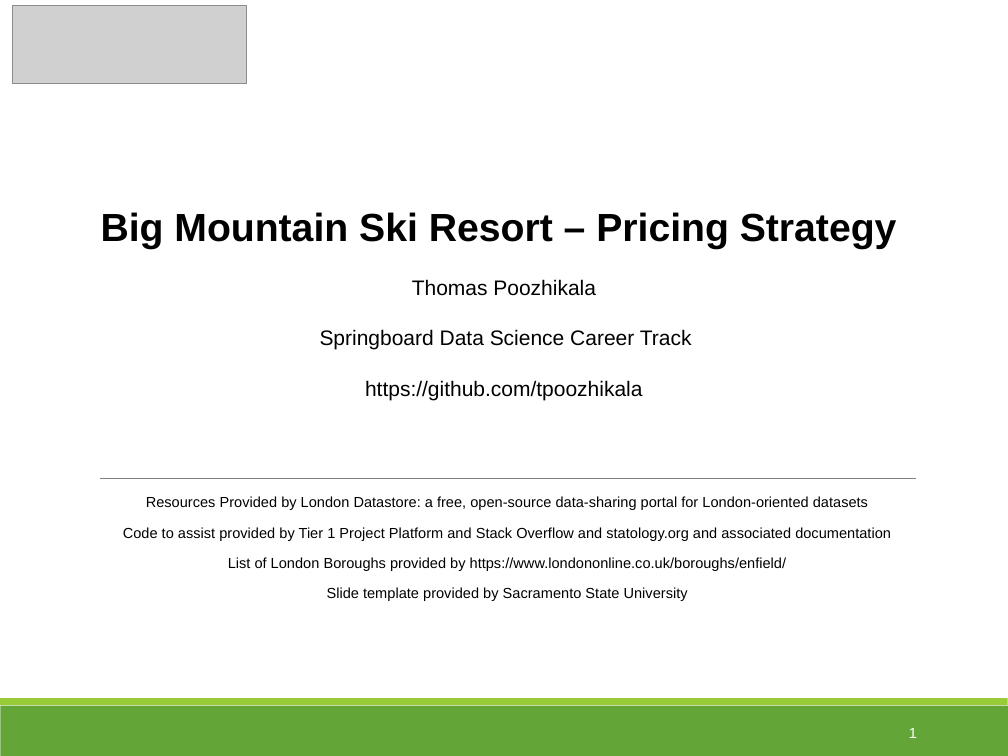
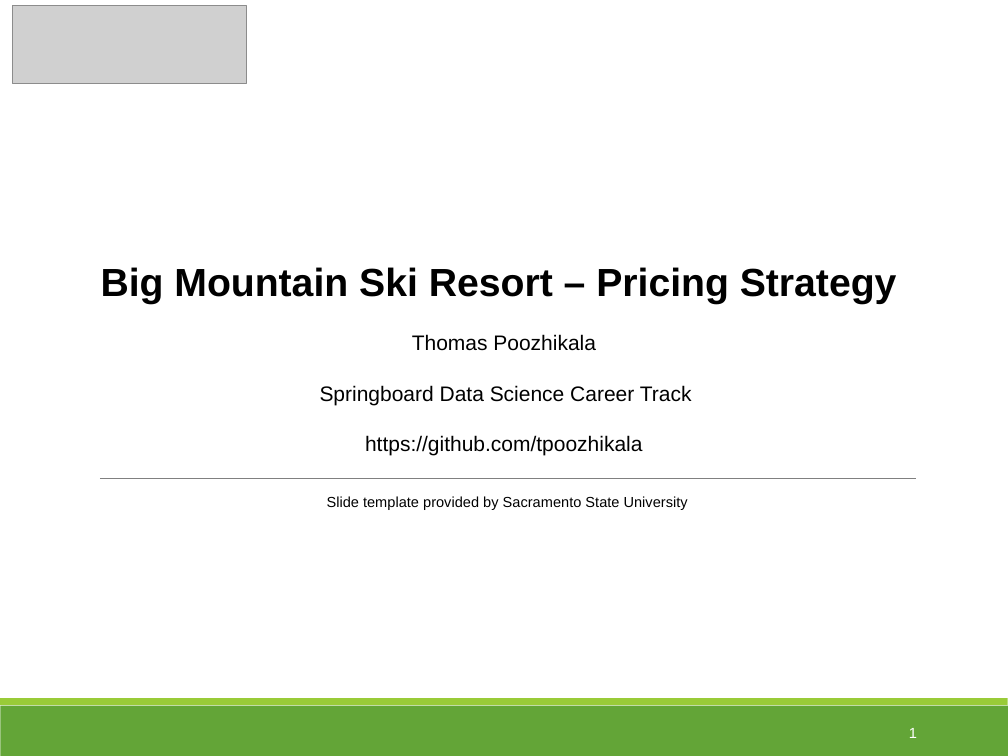
Before and after one commit to tpoozhikala/DataScienceGuidedCapstone, a slide deck: slide 1 of Guided_Capstone_Report_and_Presentation/Big_Mountain_Ski_Resort_Presentation.pptx. Drawn at 1008x756 pixels with LibreOffice and Linux fonts; fonts in the diff are those of the drawing; grey boxes stand for pictures. Boxes give left, top, right and bottom in pixels: in the first picture for what was removed or moved away, otherwise in the second. Text is boxed around its words. In the diff, an @@ line names an element or a change of style, - is before the commit and + after.

Commit message:
Modified project report and designed presentation slides for Guided Capstone

```diff
--- a/Guided_Capstone_Report_and_Presentation/Big_Mountain_Ski_Resort_Presentation.pptx
+++ b/Guided_Capstone_Report_and_Presentation/Big_Mountain_Ski_Resort_Presentation.pptx
@@ text "Big Mountain Ski Resort – ...": place and size @@
-text "Big Mountain Ski Resort – ..." at box(101, 212, 897, 400)
+text "Big Mountain Ski Resort – ..." at box(101, 267, 897, 455)
@@ text at box(123, 496, 891, 571): paragraphs removed @@
-Resources Provided by London Datastore: a free, open-source data-sharing portal for London-oriented datasets
-Code to assist provided by Tier 1 Project Platform and Stack Overflow and statology.org and associated documentation
-List of London Boroughs provided by https://www.londononline.co.uk/boroughs/enfield/
@@ text "Slide template provided by Sacramento ...": place and size @@
-text "Slide template provided by Sacramento ..." at box(123, 496, 891, 601)
+text "Slide template provided by Sacramento ..." at box(327, 496, 688, 510)
```
Also in this commit, not shown: 3 other slides changed, 4 slides added, 2 slides removed, 1 other file.
